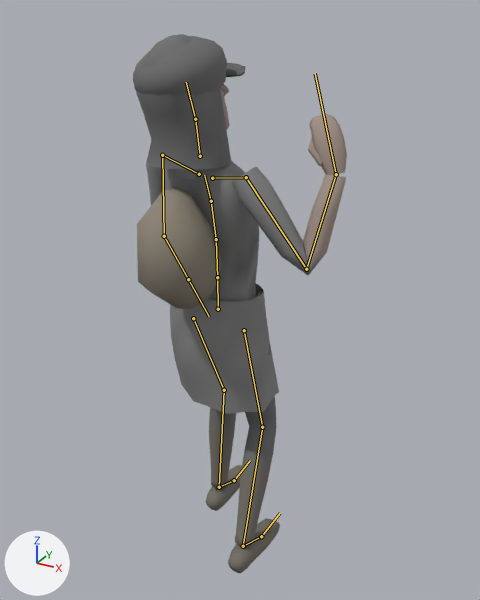
An edit to the glTF model assets/models/characters/skaa_man.glb, drawn before and after from the same camera.
One viewpoint serves both versions: a camera (50 mm lens) standing at (0.962, -1.648, 1.769) and looking at (0.04, 0.029, 0.93). The axes (+X, +Y, +Z) are drawn at lower left. The lights are the same throughout. The older version comes first. Both versions are drawn at frame 11 of the action 'pull'; the numbers are the values there. The bones that change, and the others that lie on the model, are drawn over the model as lines.

The first picture shows 'G_cap', 'G_hood', 'G_sack', 'G_scarf', 'Skaa_man'.
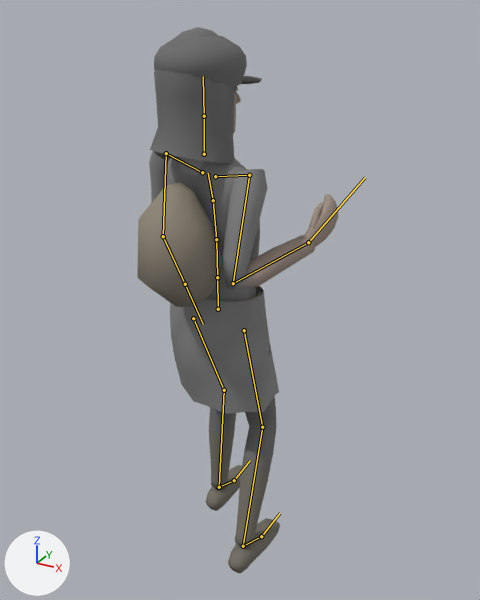
The edits, one by one:
Bone 'Spine' (bone_spine) turns from (-4, -5, 0) to (-2, -5, 0) degrees about its own x, y and z.
Bone 'Chest' (bone_chest) turns from (-4, -6, 0) to (-3, -6, 0) degrees about its own x, y and z.
Bone 'UpperChest' (bone_upperchest) turns from (-4, -6, -1) to (-3, -6, -1) degrees about its own x, y and z.
Bone 'Neck' (bone_neck) turns from (-2, 0, 0) to (3, 0, 0) degrees about its own x, y and z.
Bone 'Head' (bone_head) turns from (-4, 0, 0) to (4, 0, 0) degrees about its own x, y and z.
Bone 'RightUpperArm' (bone_rightupperarm) turns from (10, 34, 16) to (-22, 11, 32) degrees about its own x, y and z.
Bone 'RightLowerArm' (bone_rightlowerarm) turns from (123, 0, 0) to (114, 0, 0) degrees about its own x, y and z.
Bone 'RightHand' (bone_righthand) turns from (30, 0, 0) to (22, 13, 5) degrees about its own x, y and z.

What differs and where, as boxes [x1, y1, x2, y2] in the pictures (480 x 600 px):
'Skaa_man', posed
    before: [146, 69, 347, 573]
    after: [149, 74, 339, 573]
'G_hood', posed (10% narrower)
    before: [136, 34, 231, 170]
    after: [150, 27, 235, 163]
'G_sack', posed
    before: [137, 186, 222, 309]
    after: [137, 182, 222, 307]
'G_cap', posed
    before: [133, 36, 245, 96]
    after: [154, 35, 262, 87]
'G_scarf', posed
    before: [176, 169, 198, 179]
    after: [178, 157, 205, 175]
bone 'Chest', root to tip
    before: (216, 239) to (211, 201)
    after: (216, 239) to (213, 200)
bone 'UpperChest', root to tip
    before: (211, 201) to (204, 175)
    after: (213, 200) to (208, 173)
bone 'Neck', root to tip
    before: (200, 156) to (195, 119)
    after: (204, 154) to (204, 116)
bone 'Head', root to tip
    before: (195, 119) to (186, 82)
    after: (204, 116) to (203, 76)
bone 'RightUpperArm', root to tip
    before: (246, 177) to (306, 269)
    after: (249, 175) to (233, 283)
bone 'RightLowerArm', root to tip
    before: (306, 269) to (336, 174)
    after: (233, 283) to (308, 242)
bone 'RightHand', root to tip
    before: (336, 174) to (315, 73)
    after: (308, 242) to (365, 177)
